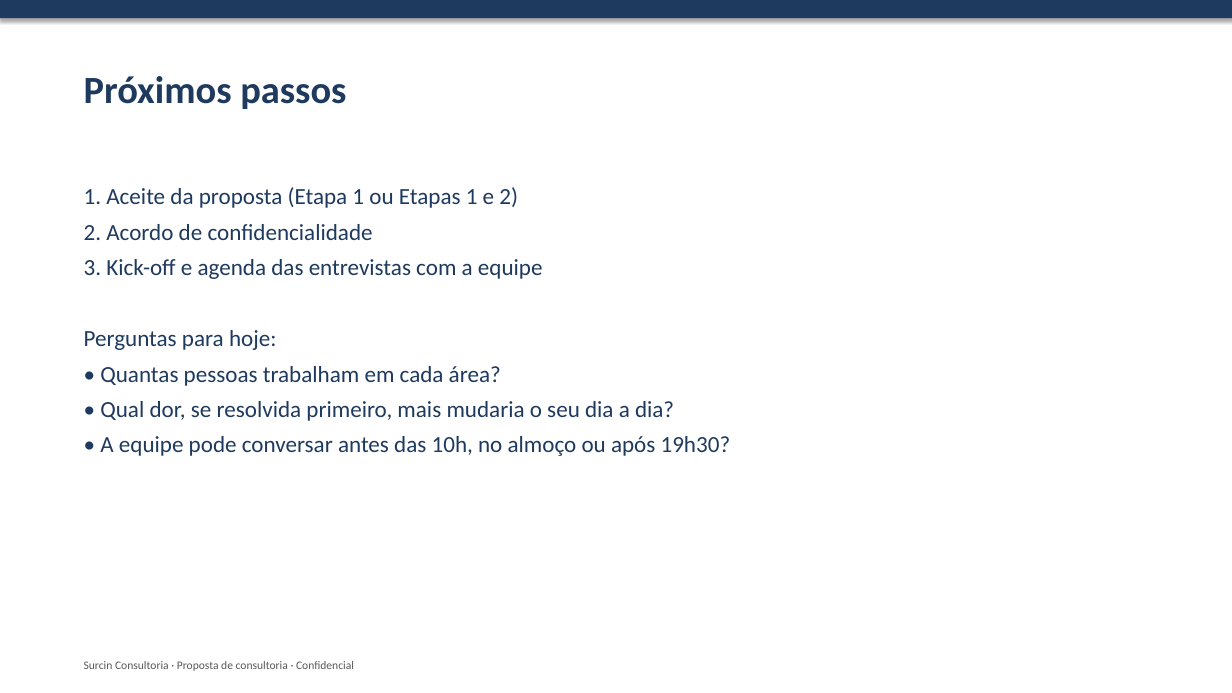
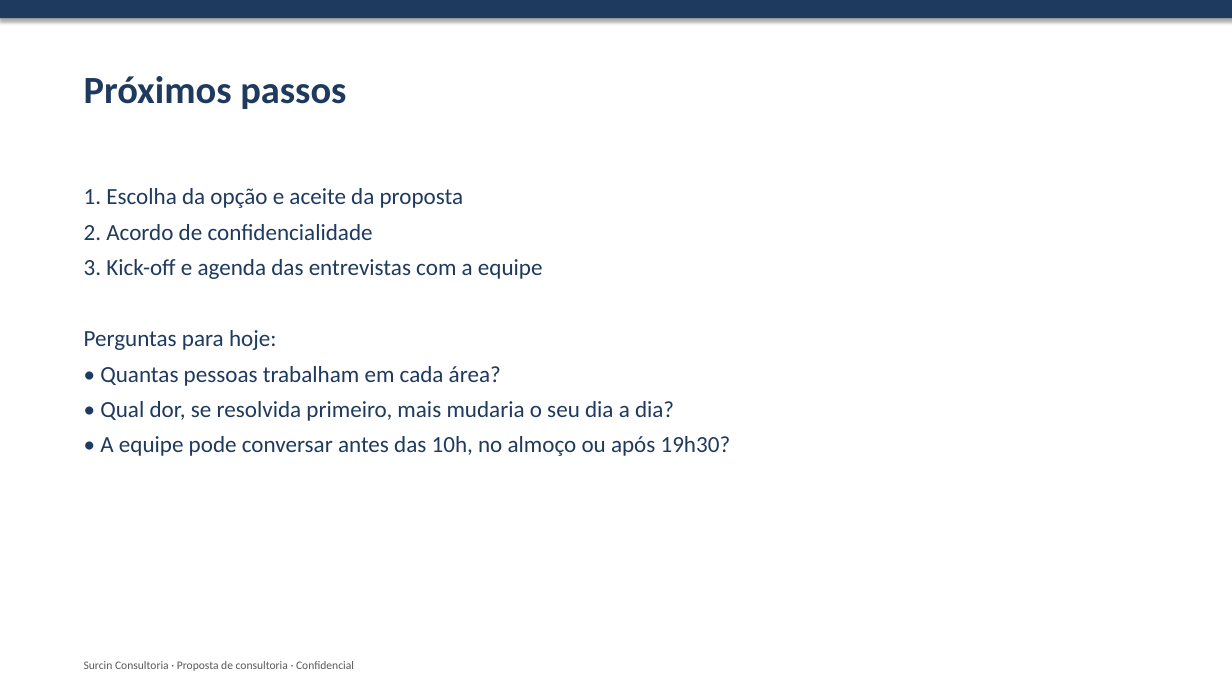
Before and after one commit to rromao-DS/Sourcin-Consultoria, a slide deck: slide 8 of proposta-surcin/06-apresentacao-proposta.pptx. Drawn at 1232x693 pixels with LibreOffice and Linux fonts; fonts in the diff are those of the drawing. Boxes give left, top, right and bottom in pixels: in the first picture for what was removed or moved away, otherwise in the second. Text is boxed around its words. In the diff, an @@ line names an element or a change of style, - is before the commit and + after.

```diff
--- a/proposta-surcin/06-apresentacao-proposta.pptx
+++ b/proposta-surcin/06-apresentacao-proposta.pptx
@@ text at (84,188,464,208): text changed @@
-1. Aceite da proposta (Etapa 1 ou Etapas 1 e 2)
+1. Escolha da opção e aceite da proposta
```
Also in this commit, not shown: 4 other slides changed, 7 other files.
